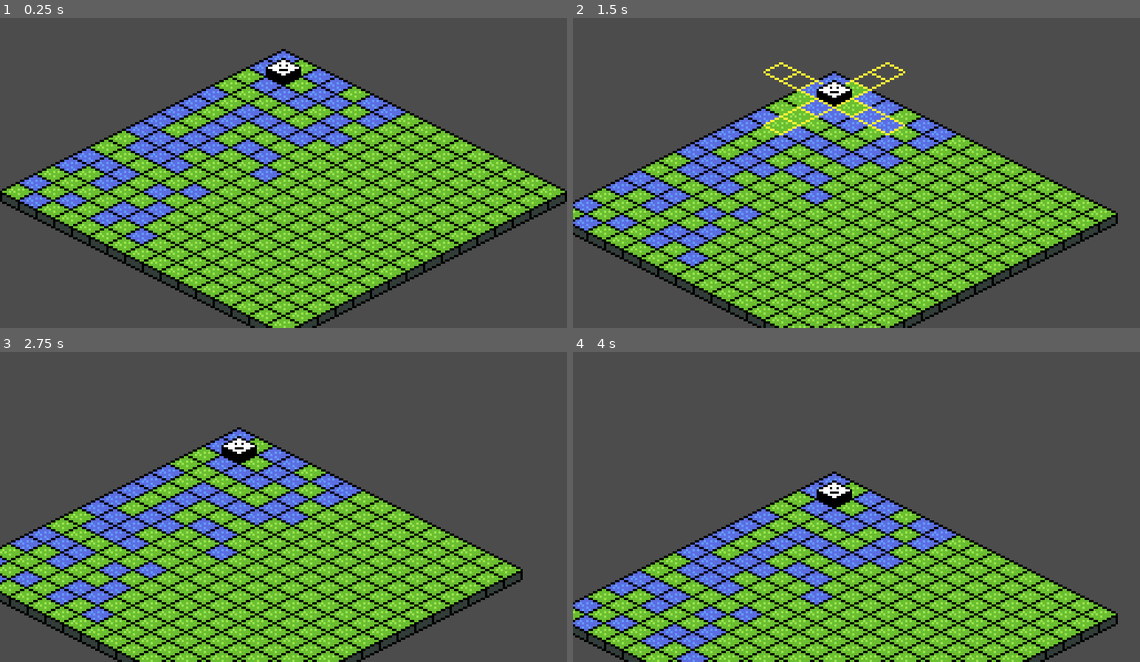
Above: before the commit, frames 1-4 (two rows, left to right).
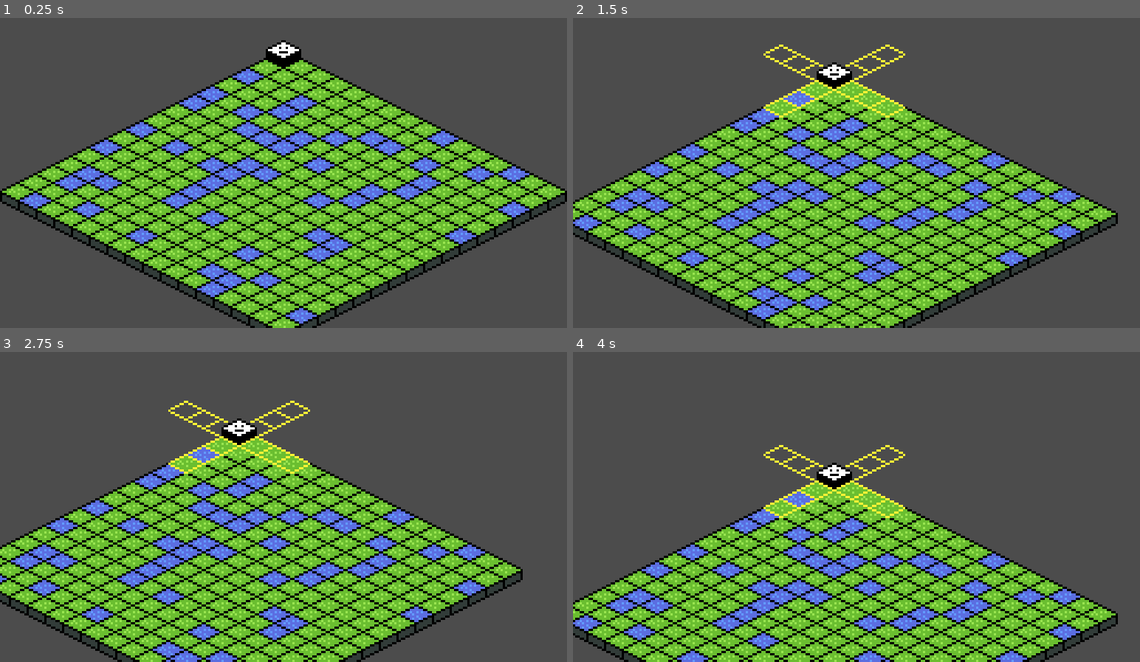
Above: after the commit, the same moments.

Repository: cvjso/papao
Game: Godot game, scene res://scenes/playtest.tscn
Two runs of this game, one before a commit and one after it. Both use one fixed random seed, a clock stepped at 60 frames per second and the inputs below. The project has no main scene, so this scene is started directly.
Inputs (mouse positions are in pixels of both pictures, inside the frame that each line leads up to):
- Up to frame 1 (0.25 s): no input
- Up to frame 2 (1.5 s): tap Enter at 0.5 s; move the mouse to (856, 67) at 0.52 s; press the mouse at (856, 67) at 0.53 s; hold D (right) 0.53-1.28 s; tap W (front) at 0.8, 1.35 s; tap Space at 1.25 s; move the mouse to (743, 179) at 1.27 s; release the mouse at (743, 179) at 1.28 s; hold S (back) from 1.28 s (still down)
- Up to frame 3 (2.75 s): click (170, 513) at 1.55 s; tap Enter at 2 s; move the mouse to (340, 423) at 2.02 s; release S (back) at 2.03 s; press the mouse at (340, 423) at 2.03 s; hold D (right) from 2.03 s (still down); tap W (front) at 2.3 s
- Up to frame 4 (4 s): tap Space at 2.75 s; move the mouse to (828, 562) at 2.77 s; release the mouse at (828, 562) at 2.78 s; tap W (front) at 2.85, 3.8 s; click (828, 562) at 3.05 s; tap Enter at 3.5 s; move the mouse to (1026, 544) at 3.52 s; release D (right) at 3.53 s; press the mouse at (1026, 544) at 3.53 s; hold A (left) from 3.53 s (still down)

The runs differ from the first frame. In frame 1, 11% of the frame differs, in the area x 3-94%, y 7-99%; in frame 2, 12%, in the area x 0-90%, y 8-98%; in frame 3, 11%; in frame 4, 11%.

Commit message:
Done movement

Diff:
--- a/scenes/player area.tscn
+++ b/scenes/player area.tscn
@@ -1,8 +1,10 @@
-[gd_scene load_steps=2 format=2]
+[gd_scene load_steps=3 format=2]
 
 [ext_resource path="res://sprites/area.png" type="Texture" id=1]
+[ext_resource path="res://scripts/player area.gd" type="Script" id=2]
 
 [node name="Player Area" type="Node2D"]
+script = ExtResource( 2 )
 
 [node name="Area" type="Sprite" parent="."]
 texture = ExtResource( 1 )
@@ -11,3 +13,6 @@
 
 [node name="CollisionShape2D" type="CollisionPolygon2D" parent="Area2D"]
 polygon = PoolVector2Array( 0, 8, 8, 4, 0, -1, -8, 4 )
+
+[connection signal="mouse_entered" from="Area2D" to="." method="_on_Area2D_mouse_entered"]
+[connection signal="mouse_exited" from="Area2D" to="." method="_on_Area2D_mouse_exited"]
--- a/scenes/playtest.tscn
+++ b/scenes/playtest.tscn
@@ -9,5 +9,4 @@
 grid_size = 16
 
 [node name="player" parent="." instance=ExtResource( 1 )]
-position = Vector2( 0, 8 )
 stamina = 3
--- a/scripts/Globals.gd
+++ b/scripts/Globals.gd
@@ -1,9 +1,26 @@
+tool
 extends Node
 
+# camera
 var camera := Camera2D.new()
-export var zoom_value = 1.0
-export var speed = 10
-export var offset = Vector2(0,50)
+var zoom_value = 1.0
+var speed = 10
+var offset = Vector2(0,50)
+
+# map
+var matrix := []
+var player_pos = Vector2(0,0)
+var map
+var player
+
+func move_player(pos:Vector2):
+	map = get_tree().current_scene.find_node("map")
+	var n_pos = map.get_node("TileMap").world_to_map(pos)
+	if n_pos.x < len(matrix) and n_pos.x >= 0 and n_pos.y >= 0 and n_pos.y < len(matrix):
+		player = get_tree().current_scene.find_node("player")
+		player.move_player(pos)
+		return true
+	return false
 
 func _ready():
 	get_tree().current_scene.add_child(camera)
--- a/scripts/map.gd
+++ b/scripts/map.gd
@@ -5,12 +5,19 @@
 
 onready var tilemap = $TileMap
 
-var matrix := []
 var proportion = [2,8]
+var trunk = []
 
 func _ready():
 	randomize()
 	render_world()
+
+func populate():
+	for i in range(grid_size):
+		for j in range(grid_size):
+			var tile = trunk.pop_front()
+			Globals.matrix[i].append(tile)
+			tilemap.set_cell(i, j, tile)
 
 func render_world():
 	tilemap.clear()
@@ -19,12 +26,13 @@
 		var s = grid_size * grid_size * prop[i]
 		prop[i] = round(s / 10.0)
 	for i in range(grid_size):
-		matrix.append([])
+		Globals.matrix.append([])
 		for j in range(grid_size):
 			var tile = randi() % 2
 			if prop[tile] == 0:
 				while prop[tile] == 0:
 					tile = randi() % 2
-			matrix[i].append(tile)
-			tilemap.set_cell(i, j, tile)
+			trunk.append(tile)
 			prop[tile] -= 1
+	trunk.shuffle()
+	populate()
--- /dev/null
+++ b/scripts/player area.gd
@@ -0,0 +1,16 @@
+extends Node2D
+
+var mouse_on = false
+
+func _ready():
+	pass
+
+func _input(event):
+	if event.is_action_pressed("click") and mouse_on:
+		Globals.move_player(global_position)
+
+func _on_Area2D_mouse_entered():
+	mouse_on = true
+
+func _on_Area2D_mouse_exited():
+	mouse_on = false
--- a/scripts/player.gd
+++ b/scripts/player.gd
@@ -15,6 +15,10 @@
 func _ready():
 	pass
 
+func move_player(pos:Vector2):
+	position = pos
+	clean_area()
+
 func add_area(pos:Vector2, target:Node2D):
 	var area_inst = area_node.instance()
 	target.add_child(area_inst)
@@ -23,12 +27,14 @@
 		area_inst.show_behind_parent = true
 
 func clean_area():
+	area_on = false
 	while p_sprite.get_child_count() > 0:
 		var n = p_sprite.get_child(0)
 		p_sprite.remove_child(n)
 		n.queue_free()
 
 func show_area():
+	area_on = true
 	var distance = 1
 	var area_target = Node2D.new()
 	clean_area()
@@ -50,8 +56,6 @@
 
 func _input(event):
 	if event.is_action_pressed("click") and area_on:
-		area_on = false
 		clean_area()
 	elif event.is_action_pressed("click") and mouse_on and not area_on:
-		area_on = true
 		show_area()
